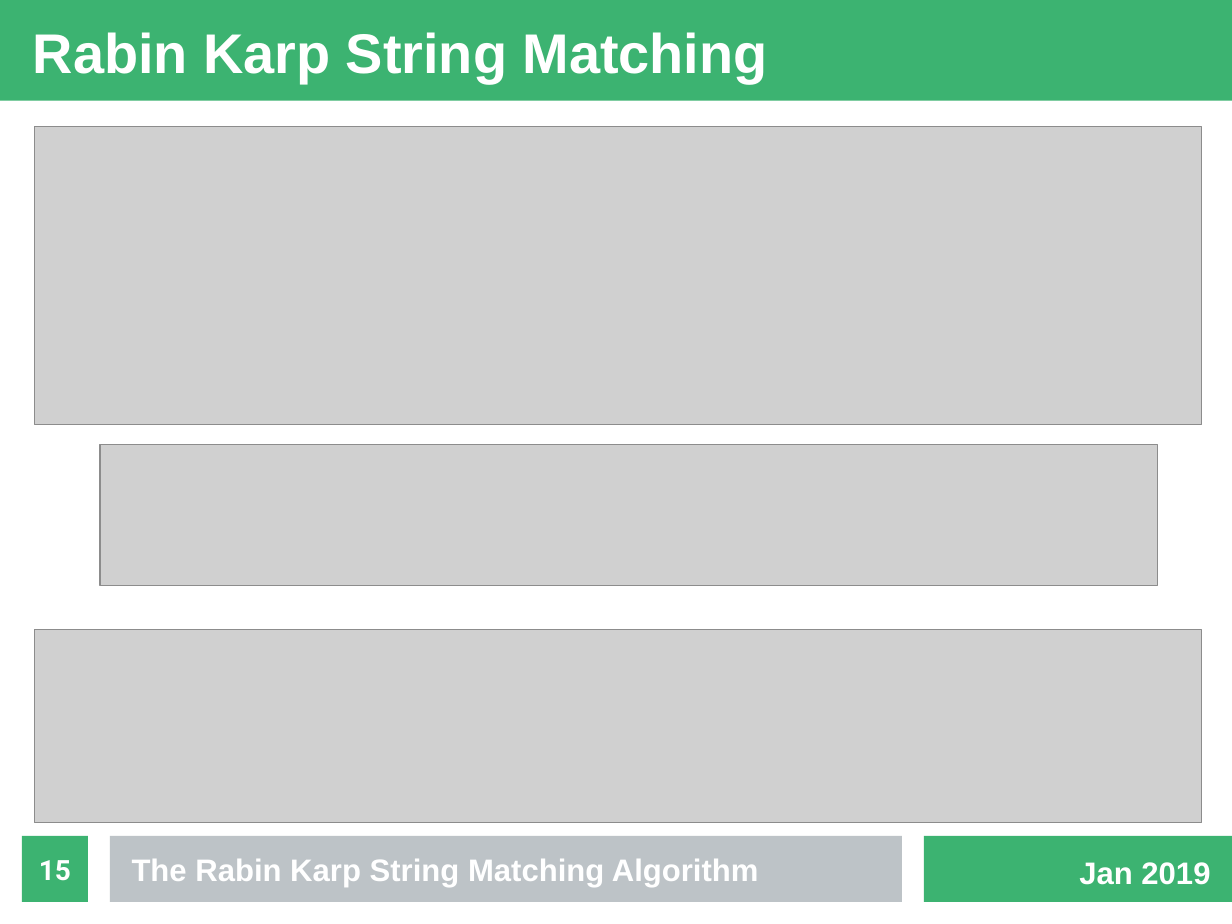
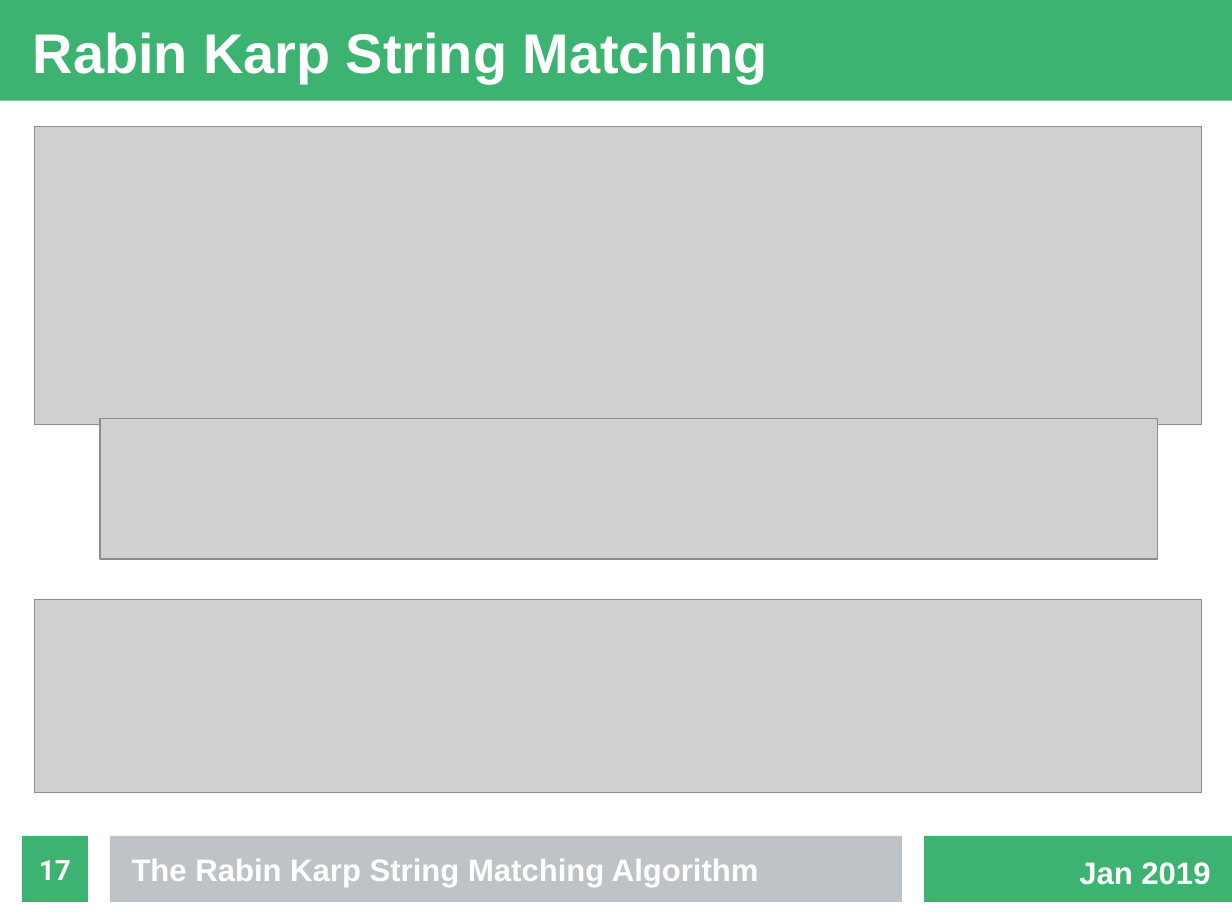
Before and after one commit to fennecinspace/Rabin-Karp, a slide deck: slide 17 of presentation/presentation.odp (slide 15 before the commit). Drawn at 1232x924 pixels with LibreOffice and Linux fonts; fonts in the diff are those of the drawing; grey boxes stand for pictures. Boxes give left, top, right and bottom in pixels: in the first picture for what was removed or moved away, otherwise in the second. Text is boxed around its words. In the diff, an @@ line names an element or a change of style, - is before the commit and + after.

```diff
--- a/presentation/presentation.odp
+++ b/presentation/presentation.odp
@@ picture: place and size @@
-picture at <box>99,445,1157,586</box>
+picture at <box>99,418,1157,559</box>
@@ picture: place and size @@
-picture at <box>35,631,1202,824</box>
+picture at <box>35,599,1202,793</box>
@@ page number at <box>39,860,71,880</box>: text changed @@
-15
+17
```
Also in this commit, not shown: 2 other slides changed, 2 slides added.
